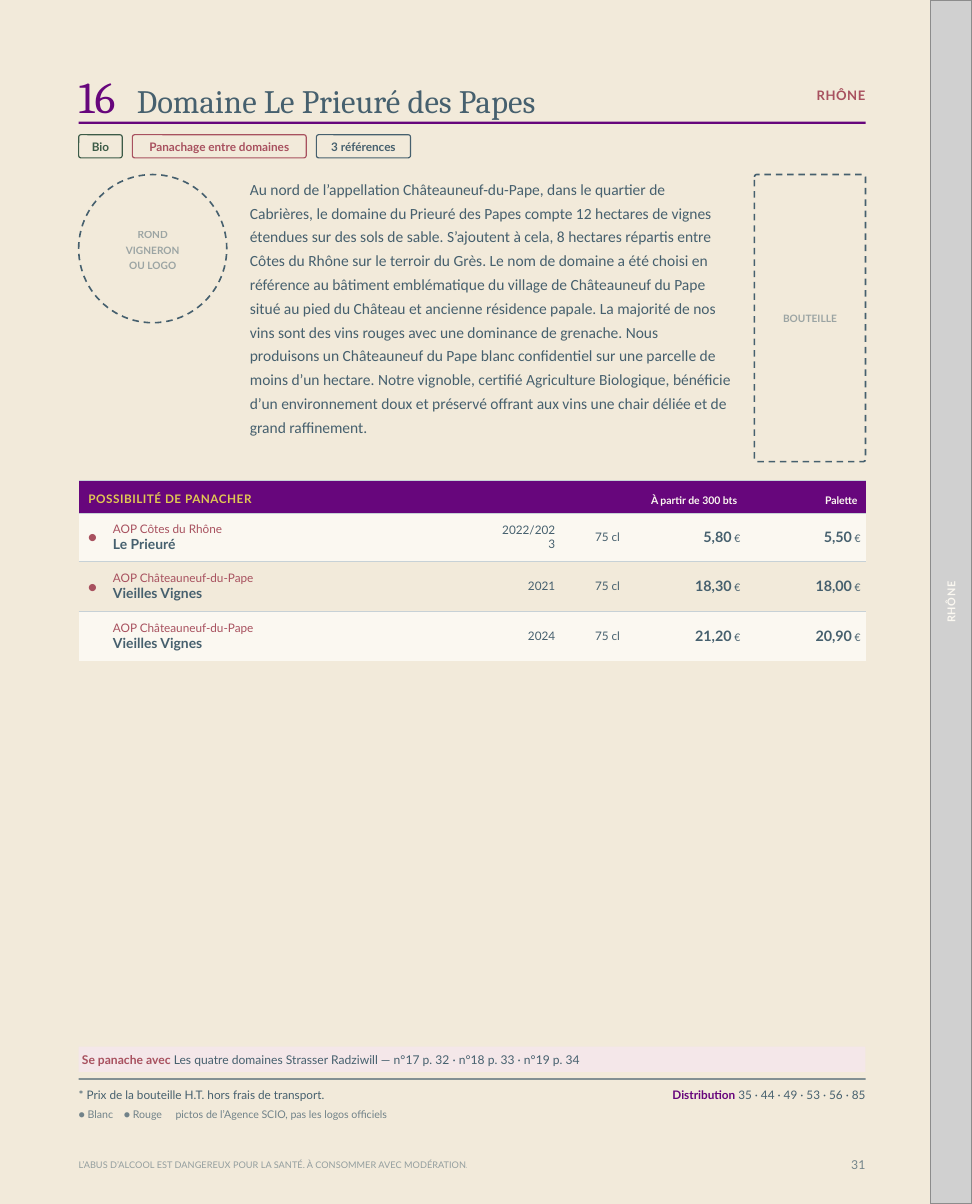
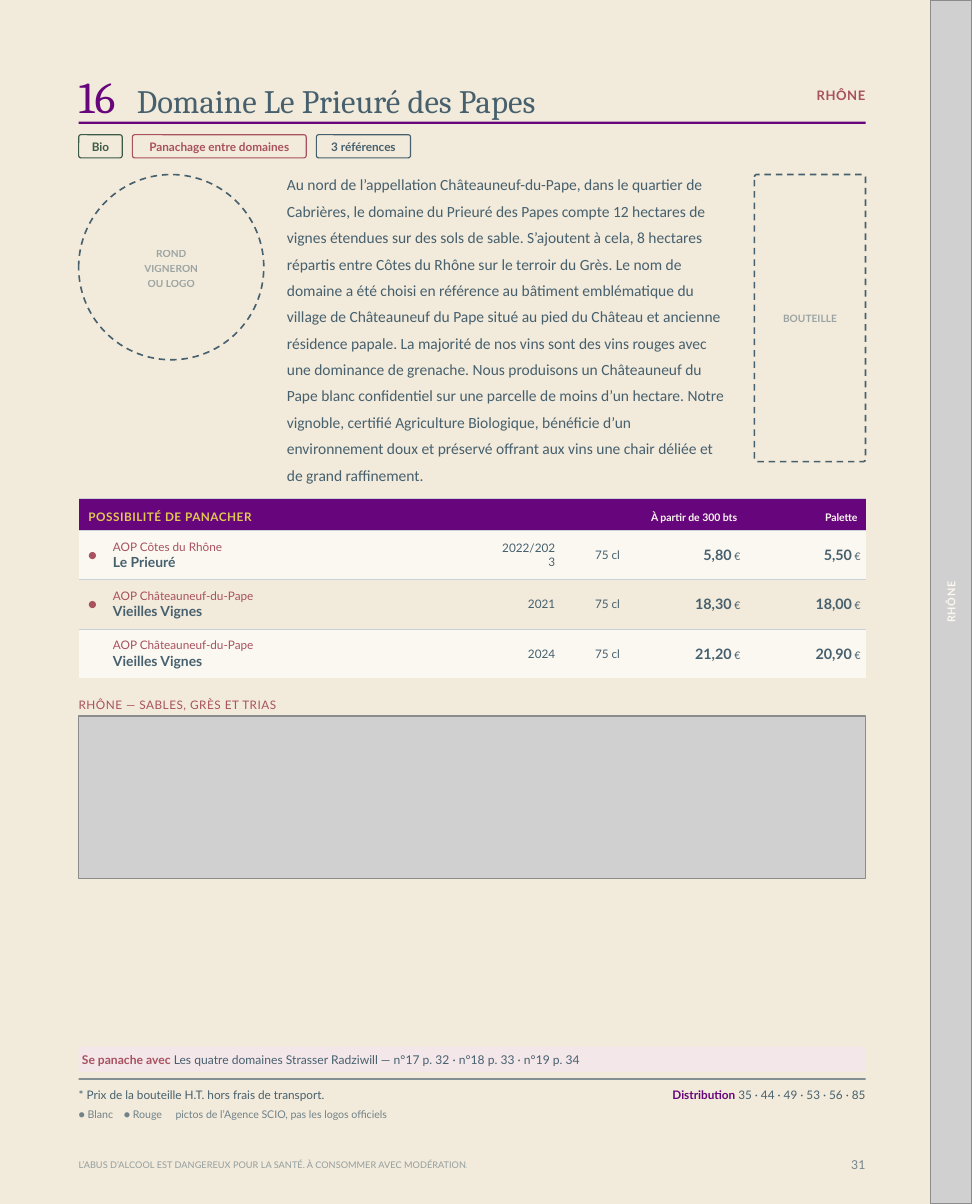
Before and after one commit to paudrysakho-collab/philippe1, a slide deck: slide 31 of dist/catalogue-scio-2026-canva.pptx. Drawn at 972x1204 pixels with LibreOffice and Linux fonts; fonts in the diff are those of the drawing; grey boxes stand for pictures. Boxes give left, top, right and bottom in pixels: in the first picture for what was removed or moved away, otherwise in the second. Text is boxed around its words. In the diff, an @@ line names an element or a change of style, - is before the commit and + after.

```diff
--- a/dist/catalogue-scio-2026-canva.pptx
+++ b/dist/catalogue-scio-2026-canva.pptx
@@ text "ROND" moved from (x1=126, y1=231, x2=180, y2=269) to (x1=144, y1=250, x2=198, y2=287) @@
@@ ellipse resized from (x1=79, y1=174, x2=227, y2=322) to (x1=79, y1=174, x2=263, y2=358) @@
@@ text "Au nord de l’appellation Châteauneuf-du-Pape, ..." moved from (x1=250, y1=184, x2=730, y2=436) to (x1=287, y1=179, x2=724, y2=484) @@
@@ text "Au nord de l’appellation Châteauneuf-du-Pape, ..." at (x1=287, y1=179, x2=724, y2=484): line spacing 1.28 to 1.42; vertical alignment top to middle @@
@@ table moved from (x1=79, y1=480, x2=865, y2=655) to (x1=79, y1=497, x2=865, y2=673) @@
@@ text added at (x1=79, y1=699, x2=276, y2=710), 7.2 pt, text #A8515F @@
+RHÔNE — SABLES, GRÈS ET TRIAS
@@ picture added at (x1=79, y1=716, x2=865, y2=878) @@
```
Also in this commit, not shown: 49 other slides changed, 16 other files.
